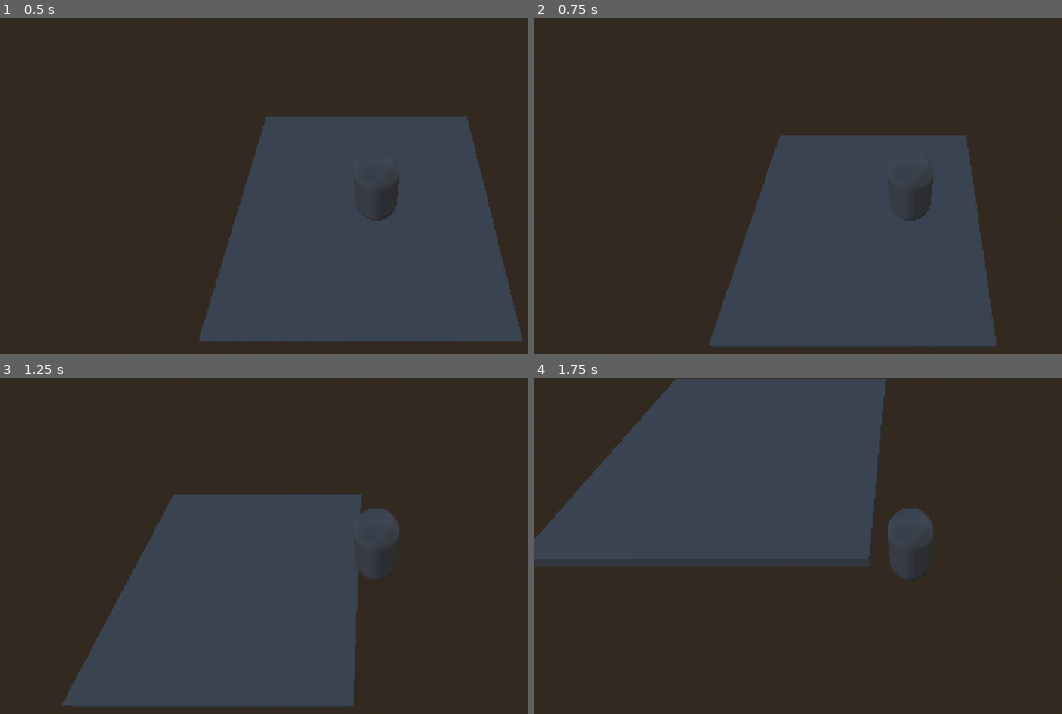
Above: before the commit, frames 1-4 (two rows, left to right).
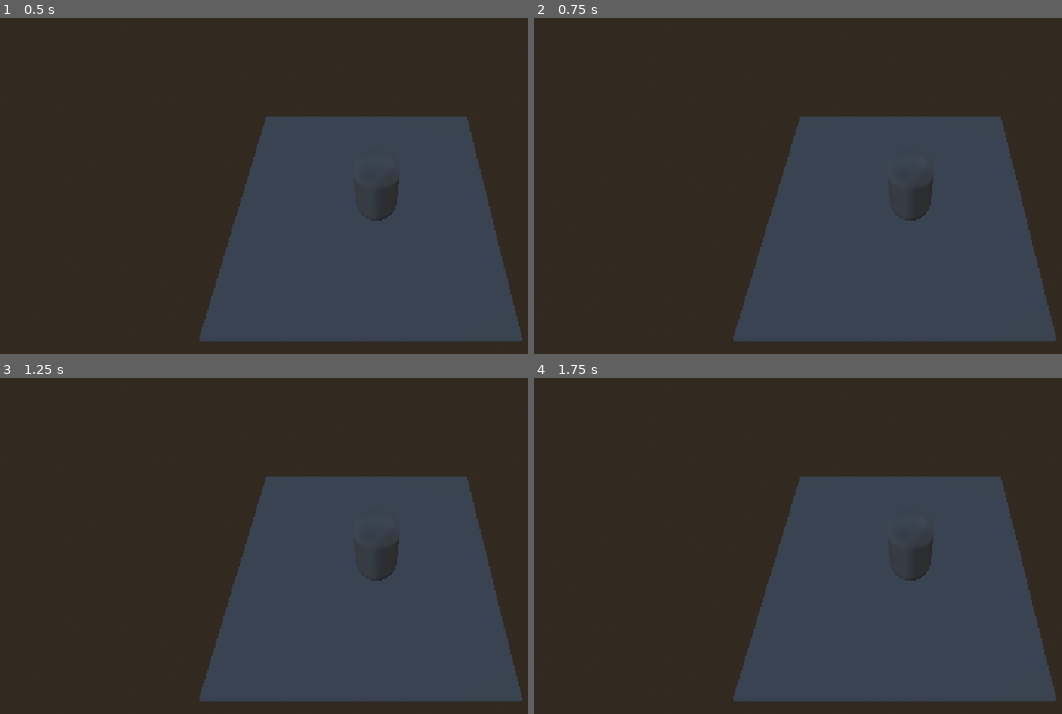
Above: after the commit, the same moments.

Repository: VarV49/VGDOGameJamFall2026
Game: Godot game, scene res://3DLevels/StoreLevel/micro_center_map.tscn
Same seed, same stepped clock (60 frames per second), same inputs: the game is played once before the commit and once after it. The project has no main scene, so this scene is started directly.
Inputs:
- Up to frame 1 (0.5 s): no input
- Up to frame 2 (0.75 s): tap Enter (ui_accept) at 0.5, 0.6 s; hold Right (ui_right) from 0.53 s (still down)
- Up to frame 3 (1.25 s): keep holding Right (ui_right); tap Enter (ui_accept) at 0.77, 1.07 s
- Up to frame 4 (1.75 s): release Right (ui_right) at 1.28 s; hold Down (ui_down) from 1.28 s (still down); tap Enter (ui_accept) at 1.35, 1.52 s

Frame 1 is identical in both runs. In frame 2, 11% of the frame differs, in the area x 33-99%, y 29-99%; in frame 3, 31%; in frame 4, 53%, in the area x 0-99%, y 0-97%.

Commit message:
more part logic, making shelves rn

Diff:
--- a/3DLevels/StoreLevel/Player/Player.gd
+++ b/3DLevels/StoreLevel/Player/Player.gd
@@ -10,13 +10,10 @@
 	if not is_on_floor():
 		velocity += get_gravity() * delta
 
-	# Handle jump.
-	if Input.is_action_just_pressed("ui_accept") and is_on_floor():
-		velocity.y = JUMP_VELOCITY
 
 	# Get the input direction and handle the movement/deceleration.
 	# As good practice, you should replace UI actions with custom gameplay actions.
-	var input_dir := Input.get_vector("ui_left", "ui_right", "ui_up", "ui_down")
+	var input_dir := Input.get_vector("left", "right", "forward", "backward")
 	var direction := (transform.basis * Vector3(input_dir.x, 0, input_dir.y)).normalized()
 	if direction:
 		velocity.x = direction.x * SPEED
--- a/3DLevels/StoreLevel/Player/player.tscn
+++ b/3DLevels/StoreLevel/Player/player.tscn
@@ -5,6 +5,8 @@
 [sub_resource type="CapsuleMesh" id="CapsuleMesh_qaxad"]
 
 [sub_resource type="CapsuleShape3D" id="CapsuleShape3D_3a435"]
+
+[sub_resource type="BoxShape3D" id="BoxShape3D_3a435"]
 
 [node name="Player" type="CharacterBody3D" unique_id=751431608]
 script = ExtResource("1_ossyw")
@@ -17,3 +19,9 @@
 
 [node name="Camera3D" type="Camera3D" parent="." unique_id=795051124]
 transform = Transform3D(1, 0, 0, 0, 0.49999997, 0.86602545, 0, -0.86602545, 0.49999997, 0, 5, 4)
+
+[node name="PickUpArea" type="Area3D" parent="." unique_id=1122118726]
+transform = Transform3D(1, 0, 0, 0, 1, 0, 0, 0, 1, 0, 0, -1)
+
+[node name="CollisionShape3D" type="CollisionShape3D" parent="PickUpArea" unique_id=126404955]
+shape = SubResource("BoxShape3D_3a435")
--- /dev/null
+++ b/3DLevels/StoreLevel/ShelfParts/Scenes/alu_part.tscn
@@ -0,0 +1,9 @@
+[gd_scene format=3 uid="uid://dv67g0f0yuj0n"]
+
+[ext_resource type="PackedScene" uid="uid://bnvpcplcdodfk" path="res://3DLevels/StoreLevel/ShelfParts/Scenes/base_part.tscn" id="1_7gims"]
+
+[node name="ALUPart" unique_id=1054724396 instance=ExtResource("1_7gims")]
+id = &"ALU"
+display_name = "ALU"
+category = "ALU"
+socket_type = &"ALU"
--- /dev/null
+++ b/3DLevels/StoreLevel/ShelfParts/Scenes/base_part.tscn
@@ -0,0 +1,18 @@
+[gd_scene format=3 uid="uid://bnvpcplcdodfk"]
+
+[ext_resource type="Script" uid="uid://drsem8b1xesoj" path="res://3DLevels/StoreLevel/ShelfParts/Scripts/part.gd" id="1_v8sl1"]
+
+[sub_resource type="PlaceholderMesh" id="PlaceholderMesh_3a435"]
+
+[sub_resource type="BoxShape3D" id="BoxShape3D_qaxad"]
+
+[node name="BasePart" type="Node3D" unique_id=1054724396]
+script = ExtResource("1_v8sl1")
+
+[node name="MeshInstance3D" type="MeshInstance3D" parent="." unique_id=1198608644]
+mesh = SubResource("PlaceholderMesh_3a435")
+
+[node name="Area3D" type="Area3D" parent="." unique_id=368866345]
+
+[node name="CollisionShape3D" type="CollisionShape3D" parent="Area3D" unique_id=186816543]
+shape = SubResource("BoxShape3D_qaxad")
--- /dev/null
+++ b/3DLevels/StoreLevel/ShelfParts/Scenes/cpu_part.tscn
@@ -0,0 +1,13 @@
+[gd_scene format=3 uid="uid://b1ew38ggxfo27"]
+
+[ext_resource type="PackedScene" uid="uid://bnvpcplcdodfk" path="res://3DLevels/StoreLevel/ShelfParts/Scenes/base_part.tscn" id="1_3dbsg"]
+
+[sub_resource type="BoxMesh" id="BoxMesh_3a435"]
+
+[node name="CPUPart" unique_id=1054724396 instance=ExtResource("1_3dbsg")]
+id = &"CPU"
+display_name = "CPU"
+category = "CPU"
+
+[node name="MeshInstance3D" parent="." index="0" unique_id=1198608644]
+mesh = SubResource("BoxMesh_3a435")
--- /dev/null
+++ b/3DLevels/StoreLevel/ShelfParts/Scenes/gpu_part.tscn
@@ -0,0 +1,9 @@
+[gd_scene format=3 uid="uid://buggraevgwcdi"]
+
+[ext_resource type="PackedScene" uid="uid://bnvpcplcdodfk" path="res://3DLevels/StoreLevel/ShelfParts/Scenes/base_part.tscn" id="1_ewyv7"]
+
+[node name="GPUPart" unique_id=1054724396 instance=ExtResource("1_ewyv7")]
+id = &"GPU"
+display_name = "GPU"
+category = "GPU"
+socket_type = &"GPU"
--- /dev/null
+++ b/3DLevels/StoreLevel/ShelfParts/Scenes/ram_part.tscn
@@ -0,0 +1,9 @@
+[gd_scene format=3 uid="uid://26nk6002w747"]
+
+[ext_resource type="PackedScene" uid="uid://bnvpcplcdodfk" path="res://3DLevels/StoreLevel/ShelfParts/Scenes/base_part.tscn" id="1_qitmo"]
+
+[node name="RAMPart" unique_id=1054724396 instance=ExtResource("1_qitmo")]
+id = &"RAM"
+display_name = "RAM"
+category = "RAM"
+socket_type = &"RAM"
--- /dev/null
+++ b/3DLevels/StoreLevel/ShelfParts/Scripts/part.gd
@@ -0,0 +1,7 @@
+class_name Part
+extends Node3D
+
+@export var id: StringName
+@export var display_name: String
+@export_enum("CPU", "GPU", "RAM", "ALU") var category: String
+@export var socket_type: StringName
--- a/3DLevels/StoreLevel/ShelfParts/part.gd
+++ /dev/null
@@ -1,13 +0,0 @@
-class_name Part
-extends Node3D
-
-@export var data: PartData:
-	set(v):
-		data = v
-		if is_node_ready(): _apply()
-
-@onready var mesh_instance: MeshInstance3D = $MeshInstance3D
-
-func _ready(): _apply()
-func _apply():
-	if data: mesh_instance.mesh = data.mesh
--- a/3DLevels/StoreLevel/ShelfParts/part_data.gd
+++ /dev/null
@@ -1,13 +0,0 @@
-class_name PartData
-extends Resource
-# This script is the data of the part, which is grabbed from the .tres file
-# Which is then given to the part scene by the shelves
-
-
-
-@export_enum("CPU", "GPU", "RAM", "Motherboard", "Fan") var category: String
-
-@export var id: StringName
-@export var display_name: String
-@export var icon: Texture2D
-@export var mesh: Mesh
--- a/project.godot
+++ b/project.godot
@@ -19,6 +19,34 @@
 window/stretch/mode="canvas_items"
 window/stretch/aspect="expand"
 
+[input]
+
+forward={
+"deadzone": 0.2,
+"events": [Object(InputEventKey,"resource_local_to_scene":false,"resource_name":"","device":-1,"window_id":0,"alt_pressed":false,"shift_pressed":false,"ctrl_pressed":false,"meta_pressed":false,"pressed":false,"keycode":0,"physical_keycode":87,"key_label":0,"unicode":119,"location":0,"echo":false,"script":null)
+]
+}
+left={
+"deadzone": 0.2,
+"events": [Object(InputEventKey,"resource_local_to_scene":false,"resource_name":"","device":-1,"window_id":0,"alt_pressed":false,"shift_pressed":false,"ctrl_pressed":false,"meta_pressed":false,"pressed":false,"keycode":0,"physical_keycode":65,"key_label":0,"unicode":97,"location":0,"echo":false,"script":null)
+]
+}
+right={
+"deadzone": 0.2,
+"events": [Object(InputEventKey,"resource_local_to_scene":false,"resource_name":"","device":-1,"window_id":0,"alt_pressed":false,"shift_pressed":false,"ctrl_pressed":false,"meta_pressed":false,"pressed":false,"keycode":0,"physical_keycode":68,"key_label":0,"unicode":100,"location":0,"echo":false,"script":null)
+]
+}
+backward={
+"deadzone": 0.2,
+"events": [Object(InputEventKey,"resource_local_to_scene":false,"resource_name":"","device":-1,"window_id":0,"alt_pressed":false,"shift_pressed":false,"ctrl_pressed":false,"meta_pressed":false,"pressed":false,"keycode":0,"physical_keycode":83,"key_label":0,"unicode":115,"location":0,"echo":false,"script":null)
+]
+}
+pickup={
+"deadzone": 0.2,
+"events": [Object(InputEventKey,"resource_local_to_scene":false,"resource_name":"","device":-1,"window_id":0,"alt_pressed":false,"shift_pressed":false,"ctrl_pressed":false,"meta_pressed":false,"pressed":false,"keycode":0,"physical_keycode":69,"key_label":0,"unicode":101,"location":0,"echo":false,"script":null)
+]
+}
+
 [physics]
 
 3d/physics_engine="Jolt Physics"
Renamed: 3DLevels/StoreLevel/ShelfParts/part.gd.uid -> 3DLevels/StoreLevel/ShelfParts/Scripts/part.gd.uid
Not shown, removed: 3DLevels/StoreLevel/ShelfParts/part_data.gd.uid
